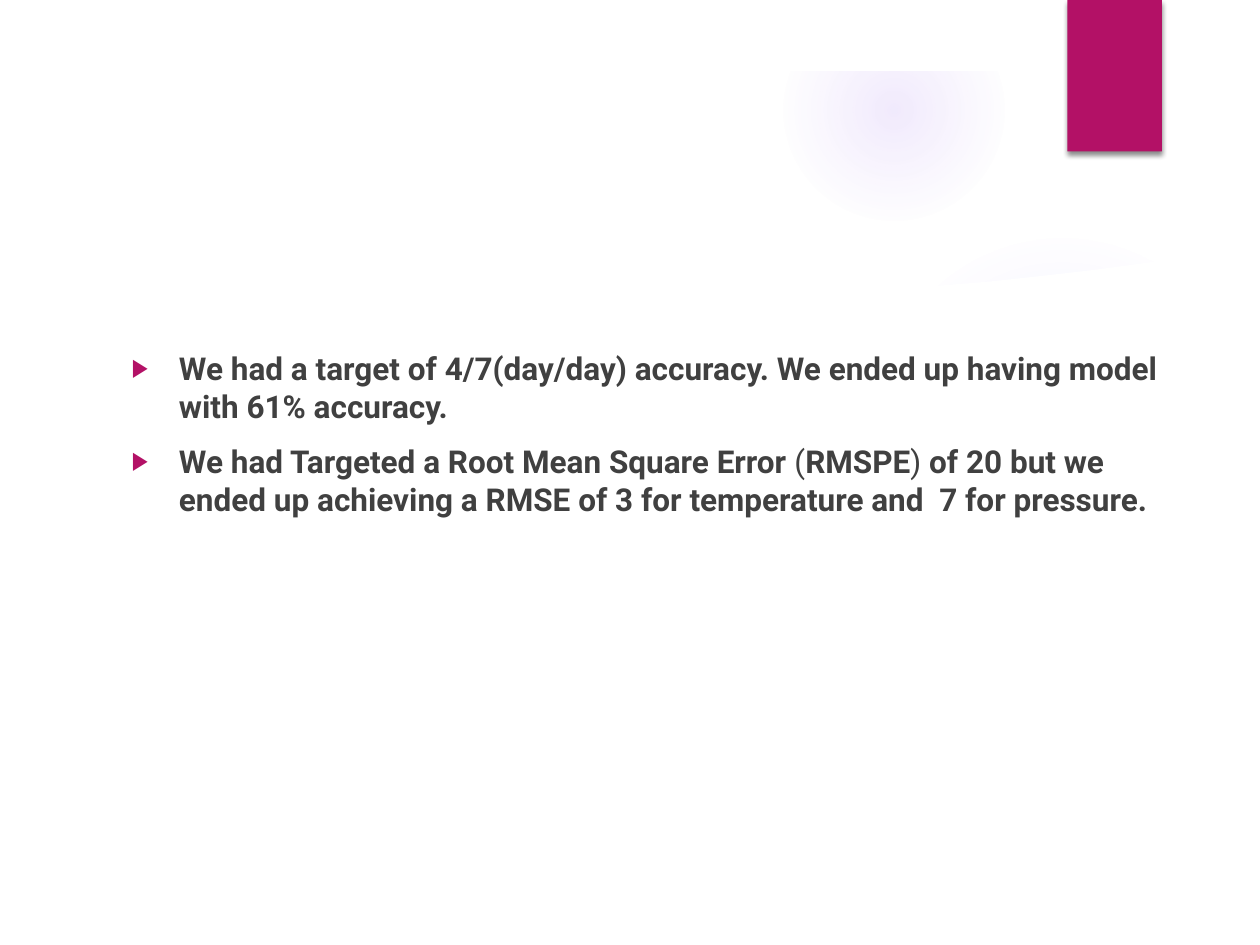
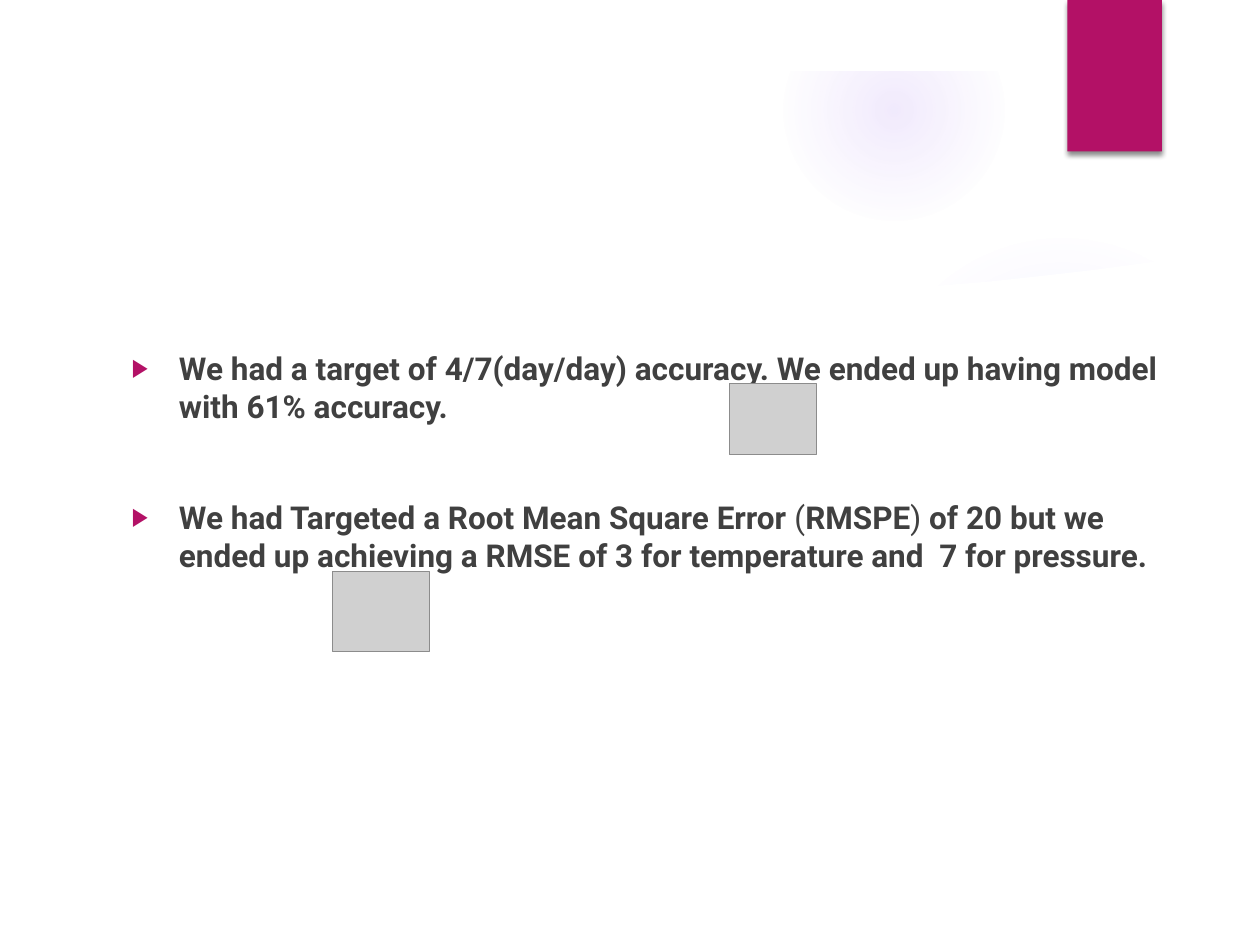
Before and after one commit to yingy4/csye7200-spring2018-group9, a slide deck: slide 14 of presentation/Final_Presentation _Team 9.pptx. Drawn at 1260x945 pixels with LibreOffice and Linux fonts; fonts in the diff are those of the drawing; grey boxes stand for pictures; background and template pictures are left out. Boxes give left, top, right and bottom in pixels: in the first picture for what was removed or moved away, otherwise in the second. Text is boxed around its words. In the diff, an @@ line names an element or a change of style, - is before the commit and + after.

```diff
--- a/presentation/Final_Presentation _Team 9.pptx
+++ b/presentation/Final_Presentation _Team 9.pptx
@@ text "We had a target of ..." rewrapped from [179, 355, 1157, 518] to [179, 355, 1157, 574] @@
@@ picture added at [730, 383, 816, 455] @@
@@ picture added at [333, 572, 430, 651] @@
```
Also in this commit, not shown: 3 other slides changed, 1 slide added, 1 slide removed, 1 other file.
